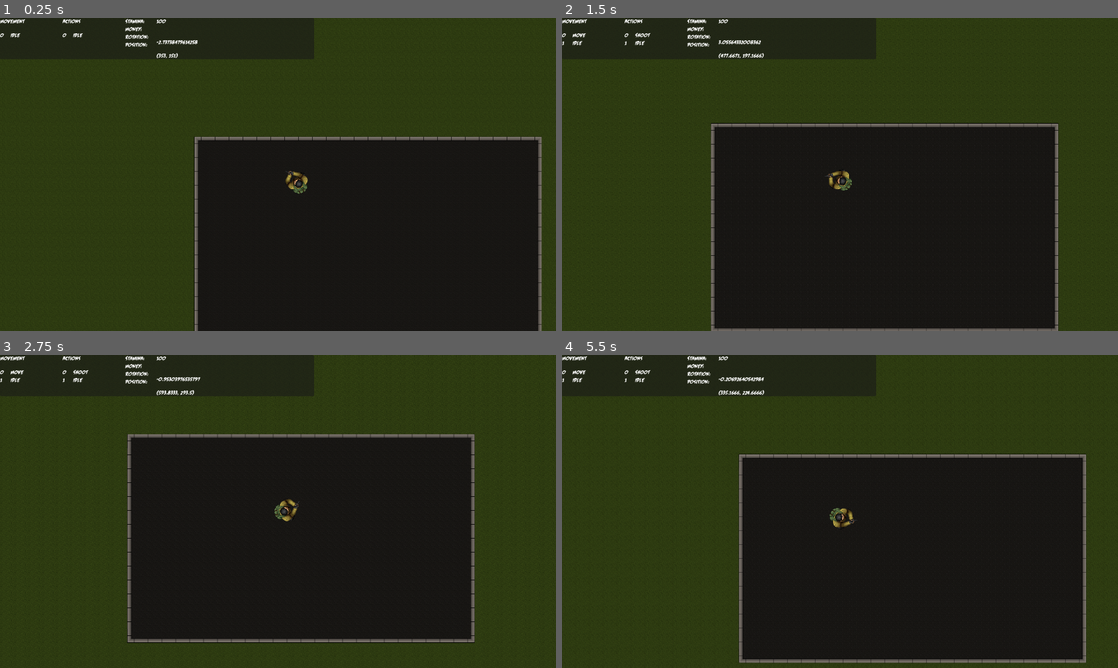
Above: before the commit, frames 1-4 (two rows, left to right).
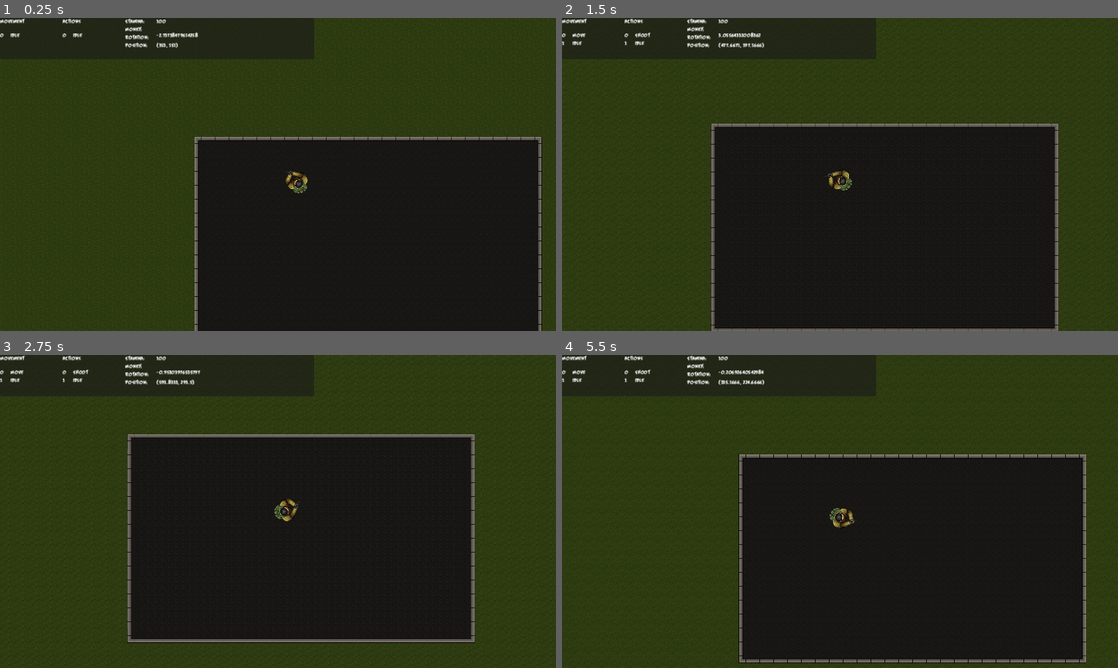
Above: after the commit, the same moments.

Repository: seffa1/ZombieGameRefactor
Game: Godot game, scene res://Main/Game.tscn
Same seed, same stepped clock (60 frames per second), same inputs: the game is played once before the commit and once after it.
Inputs (mouse positions are in pixels of both pictures, inside the frame that each line leads up to):
- Up to frame 1 (0.25 s): no input
- Up to frame 2 (1.5 s): move the mouse to (962, 158) at 0.52 s; press the mouse at (962, 158) at 0.53 s; hold D (move_right) 0.53-1.28 s; move the mouse to (728, 190) at 1.27 s; release the mouse at (728, 190) at 1.28 s; hold S (move_down) from 1.28 s (still down); tap Shift (sprint) at 1.35 s
- Up to frame 3 (2.75 s): move the mouse to (333, 442) at 2.02 s; release S (move_down) at 2.03 s; press the mouse at (333, 442) at 2.03 s; hold D (move_right) from 2.03 s (still down)
- Up to frame 4 (5.5 s): move the mouse to (812, 574) at 2.77 s; release D (move_right) at 2.78 s; release the mouse at (812, 574) at 2.78 s; hold W (move_up) 2.78-3.53 s; tap Shift (sprint) at 2.85, 4.35 s; move the mouse to (1006, 558) at 3.52 s; press the mouse at (1006, 558) at 3.53 s; hold A (move_left) 3.53-5.03 s; move the mouse to (673, 464) at 4.27 s; release the mouse at (673, 464) at 4.28 s; move the mouse to (867, 511) at 5.02 s; press the mouse at (867, 511) at 5.03 s; hold S (move_down) from 5.03 s (still down)

The runs differ from the first frame. In frame 1, 0.7% of the frame differs, in the area x 0-98%, y 0-100%; in frame 2, 0.9%; in frame 3, 0.8%; in frame 4, 1.1%, in the area x 0-95%, y 0-99%.

Commit message:
font and scale settings

Diff:
--- a/Main/Game.tscn
+++ b/Main/Game.tscn
@@ -117,6 +117,18 @@
 offset_bottom = 95.0
 theme = ExtResource("5_0uk56")
 
+[node name="Money" parent="UI/PlayerStats" index="2"]
+offset_top = 17.0
+offset_bottom = 41.0
+
+[node name="Rotation" parent="UI/PlayerStats" index="3"]
+offset_top = 32.0
+offset_bottom = 55.0
+
+[node name="Position" parent="UI/PlayerStats" index="4"]
+offset_top = 55.0
+offset_bottom = 78.0
+
 [node name="PlayerLog" parent="UI" instance=ExtResource("6_nxyvm")]
 
 [connection signal="player_money_change" from="GameWorld/Player" to="UI/PlayerStats" method="_on_player_player_money_change"]
@@ -129,3 +141,4 @@
 [editable path="GameWorld/Player"]
 [editable path="UI/StatesStackDiplayer"]
 [editable path="UI/StatesStackDiplayer2"]
+[editable path="UI/PlayerStats"]
--- a/Player/Player.tscn
+++ b/Player/Player.tscn
@@ -34,8 +34,6 @@
 
 [node name="Idle" type="Node" parent="StateMachineMovement"]
 script = ExtResource("3_j8hkm")
-STAMINA_TICK_RATE = null
-STAMINA_PER_TICK = null
 
 [node name="Move" type="Node" parent="StateMachineMovement"]
 script = ExtResource("4_hhe0o")
--- a/Player/player.gd
+++ b/Player/player.gd
@@ -18,14 +18,18 @@
 @onready var camera_transform = $CameraTransform
 
 # Constants
-var MAX_STAMINA: int = 100
+
 
 # Variables
+var max_stamina: int = 100:
+	set(value):
+		max_stamina = value
+
 @onready var stamina: int = 100:
 	set(value):
 		var new_stamina
-		if value > MAX_STAMINA:
-			new_stamina = MAX_STAMINA
+		if value > max_stamina:
+			new_stamina = max_stamina
 		elif value < 0:
 			new_stamina = 0
 		else:
--- a/UI/HUD/PlayerLog.tscn
+++ b/UI/HUD/PlayerLog.tscn
@@ -2,6 +2,33 @@
 
 [ext_resource type="Script" path="res://UI/HUD/player_log.gd" id="1_31wb5"]
 [ext_resource type="Theme" uid="uid://b465nj0tesjok" path="res://UI/themes/Game.tres" id="1_de6gv"]
+
+[sub_resource type="Animation" id="Animation_kf8ru"]
+length = 0.001
+tracks/0/type = "value"
+tracks/0/imported = false
+tracks/0/enabled = true
+tracks/0/path = NodePath("LogMessage:self_modulate")
+tracks/0/interp = 1
+tracks/0/loop_wrap = true
+tracks/0/keys = {
+"times": PackedFloat32Array(0),
+"transitions": PackedFloat32Array(1),
+"update": 0,
+"values": [Color(1, 1, 1, 0)]
+}
+tracks/1/type = "value"
+tracks/1/imported = false
+tracks/1/enabled = true
+tracks/1/path = NodePath("LogMessage:position")
+tracks/1/interp = 1
+tracks/1/loop_wrap = true
+tracks/1/keys = {
+"times": PackedFloat32Array(0),
+"transitions": PackedFloat32Array(1),
+"update": 0,
+"values": [Vector2(0, -31)]
+}
 
 [sub_resource type="Animation" id="Animation_tl0yj"]
 resource_name = "show_message"
@@ -9,7 +36,7 @@
 tracks/0/type = "value"
 tracks/0/imported = false
 tracks/0/enabled = true
-tracks/0/path = NodePath("Label:self_modulate")
+tracks/0/path = NodePath("LogMessage:self_modulate")
 tracks/0/interp = 1
 tracks/0/loop_wrap = true
 tracks/0/keys = {
@@ -18,20 +45,17 @@
 "update": 0,
 "values": [Color(1, 1, 1, 0), Color(1, 1, 1, 1), Color(1, 1, 1, 1), Color(1, 1, 1, 0)]
 }
-
-[sub_resource type="Animation" id="Animation_kf8ru"]
-length = 0.001
-tracks/0/type = "value"
-tracks/0/imported = false
-tracks/0/enabled = true
-tracks/0/path = NodePath("Label:self_modulate")
-tracks/0/interp = 1
-tracks/0/loop_wrap = true
-tracks/0/keys = {
-"times": PackedFloat32Array(0),
-"transitions": PackedFloat32Array(1),
+tracks/1/type = "value"
+tracks/1/imported = false
+tracks/1/enabled = true
+tracks/1/path = NodePath("LogMessage:position")
+tracks/1/interp = 1
+tracks/1/loop_wrap = true
+tracks/1/keys = {
+"times": PackedFloat32Array(0, 0.3, 0.8, 1.3),
+"transitions": PackedFloat32Array(1, 1, 1, 1),
 "update": 0,
-"values": [Color(1, 1, 1, 0)]
+"values": [Vector2(0, -31), Vector2(2.08165e-12, -40), Vector2(2.08165e-12, -40), Vector2(2.08165e-12, -50)]
 }
 
 [sub_resource type="AnimationLibrary" id="AnimationLibrary_hecx8"]
@@ -49,7 +73,7 @@
 theme = ExtResource("1_de6gv")
 script = ExtResource("1_31wb5")
 
-[node name="Label" type="Label" parent="."]
+[node name="LogMessage" type="Label" parent="."]
 self_modulate = Color(1, 1, 1, 0)
 layout_mode = 2
 offset_top = -31.0
--- a/UI/HUD/player_log.gd
+++ b/UI/HUD/player_log.gd
@@ -7,11 +7,9 @@
 All purchasables will connect to this.
 """
 
-# Called when the node enters the scene tree for the first time.
-func _ready():
-	pass # Replace with function body.
+@onready var animation_player: AnimationPlayer = $AnimationPlayer
+@onready var log_message: Label = $LogMessage
 
-
-# Called every frame. 'delta' is the elapsed time since the previous frame.
-func _process(delta):
-	pass
+func show_message(message: String):
+	log_message.text = message
+	animation_player.play("show_message")
--- a/UI/themes/Game.tres
+++ b/UI/themes/Game.tres
@@ -1,7 +1,7 @@
 [gd_resource type="Theme" load_steps=2 format=3 uid="uid://b465nj0tesjok"]
 
-[ext_resource type="FontFile" uid="uid://tm7e8x7pdnm1" path="res://UI/fonts/feast-of-flesh-bb/fofbb_ital.ttf" id="1_b76dr"]
+[ext_resource type="FontFile" uid="uid://cw4ox08g7nbuo" path="res://UI/fonts/feast-of-flesh-bb/fofbb_reg.otf" id="1_340fs"]
 
 [resource]
-default_font = ExtResource("1_b76dr")
+default_font = ExtResource("1_340fs")
 default_font_size = 12
--- a/World/purchasables/Purchasable.tscn
+++ b/World/purchasables/Purchasable.tscn
@@ -3,6 +3,8 @@
 [ext_resource type="Script" path="res://World/purchasables/purchasable.gd" id="1_djg1p"]
 
 [sub_resource type="CapsuleShape2D" id="CapsuleShape2D_iv26f"]
+radius = 25.0
+height = 58.0
 
 [node name="Purchasable" type="Area2D"]
 collision_layer = 2
@@ -10,3 +12,5 @@
 
 [node name="interactionZone" type="CollisionShape2D" parent="."]
 shape = SubResource("CapsuleShape2D_iv26f")
+
+[node name="Sprite2D" type="Sprite2D" parent="."]
--- /dev/null
+++ b/World/purchasables/perks/PerkIncreaseStamina.tscn
@@ -0,0 +1,12 @@
+[gd_scene load_steps=4 format=3 uid="uid://c0n5vlaweqcb5"]
+
+[ext_resource type="PackedScene" uid="uid://d1bl63brb88os" path="res://World/purchasables/Purchasable.tscn" id="1_hcxpo"]
+[ext_resource type="Script" path="res://World/purchasables/perks/perk_increase_stamina.gd" id="2_ervkr"]
+[ext_resource type="Texture2D" uid="uid://c02suos0pt8ne" path="res://World/purchasables/perks/images/element_0101_Layer-103.png" id="3_c0xin"]
+
+[node name="PerkIncreaseStamina" instance=ExtResource("1_hcxpo")]
+script = ExtResource("2_ervkr")
+purchasable_cost = 100
+
+[node name="Sprite2D" parent="." index="1"]
+texture = ExtResource("3_c0xin")
--- /dev/null
+++ b/World/purchasables/perks/perk_increase_stamina.gd
@@ -0,0 +1,8 @@
+extends "res://World/purchasables/purchasable.gd"
+
+
+func give_item(player: PackedScene):
+	"""
+	Function which must be defined by all children classes.
+	"""
+	player.stamina = 200
--- a/World/purchasables/purchasable.gd
+++ b/World/purchasables/purchasable.gd
@@ -1,8 +1,10 @@
 extends Area2D
 
 """
-A generic class used by all weapons/equipment/perks/traps/etc. that can be purchased by the player.
+Base class used by all weapons/equipment/perks/traps/etc. that can be purchased by the player.
 """
+
+signal player_log(message: String)
 
 @export var purchasable_cost: int = 0
 
@@ -11,7 +13,7 @@
 	This function is called by the player when they try to purchase an item.
 	It checks if they have the money to buy it ( shared by all purchasables. )
 
-	If they are able to purchase the item, then a "modify_player" function is called
+	If they are able to purchase the item, then a "give_item" function is called
 	with a reference to the player. This function must be defined for all purchasbles
 	and will give the player the item (weapons/equipment/perk) or open a door / activate a trap
 	etc.
@@ -19,4 +21,16 @@
 	This class is also used for things the player interacts with but doesnt buy, like a power switch.
 	We treat it behind-the-scenes as 'purchasing something for $0'.
 	"""
+
+	if player.money < purchasable_cost:
+		emit_signal("player_log", "Not enough money")
+		return
+
+	player.money -= purchasable_cost
+	give_item(player)
+
+func give_item(player: PackedScene):
+	"""
+	Function which must be defined by all children classes.
+	"""
 	return
--- a/fonts/source_code_pro_explanations.tres
+++ /dev/null
@@ -1,11 +0,0 @@
-[gd_resource type="DynamicFont" load_steps=2 format=2]
-
-[ext_resource path="res://fonts/SourceCodePro-Bold.ttf" type="DynamicFontData" id=1]
-
-[resource]
-
-size = 20
-use_mipmaps = false
-use_filter = true
-font_data = ExtResource( 1 )
-_sections_unfolded = [ "Font", "Settings" ]
--- a/fonts/source_code_pro_explanations_bold.tres
+++ /dev/null
@@ -1,11 +0,0 @@
-[gd_resource type="DynamicFont" load_steps=2 format=2]
-
-[ext_resource path="res://fonts/SourceCodePro-Black.ttf" type="DynamicFontData" id=1]
-
-[resource]
-
-size = 24
-use_mipmaps = false
-use_filter = true
-font_data = ExtResource( 1 )
-_sections_unfolded = [ "Font", "Settings" ]
--- a/project.godot
+++ b/project.godot
@@ -22,7 +22,7 @@
 
 window/size/viewport_width=1280
 window/size/viewport_height=720
-window/stretch/mode="viewport"
+window/stretch/mode="canvas_items"
 
 [input]
 
Not shown, changed: UI/fonts/Font2/Gypsy Curse.ttf.import
Not shown, changed: UI/fonts/Fonts/Zombie_Holocaust.ttf.import
Not shown, changed: UI/fonts/feast-of-flesh-bb/fofbb_ital.otf.import
Not shown, changed: UI/fonts/feast-of-flesh-bb/fofbb_ital.ttf.import
Not shown, changed: UI/fonts/feast-of-flesh-bb/fofbb_reg.otf.import
Not shown, changed: UI/fonts/feast-of-flesh-bb/fofbb_reg.ttf.import
Not shown, changed: UI/fonts/more-than-human/MORETHANHUMAN.TTF.import
Not shown, changed: UI/fonts/shlop/shlop rg.otf.import
Not shown, changed: UI/fonts/the-truth-will-out/truthwillout.ttf.import
Binary file added: World/purchasables/perks/images/element_0097_Layer-99.png
Not shown, added: World/purchasables/perks/images/element_0097_Layer-99.png.import
Binary file added: World/purchasables/perks/images/element_0098_Layer-100.png
(and 13 more such lines)
